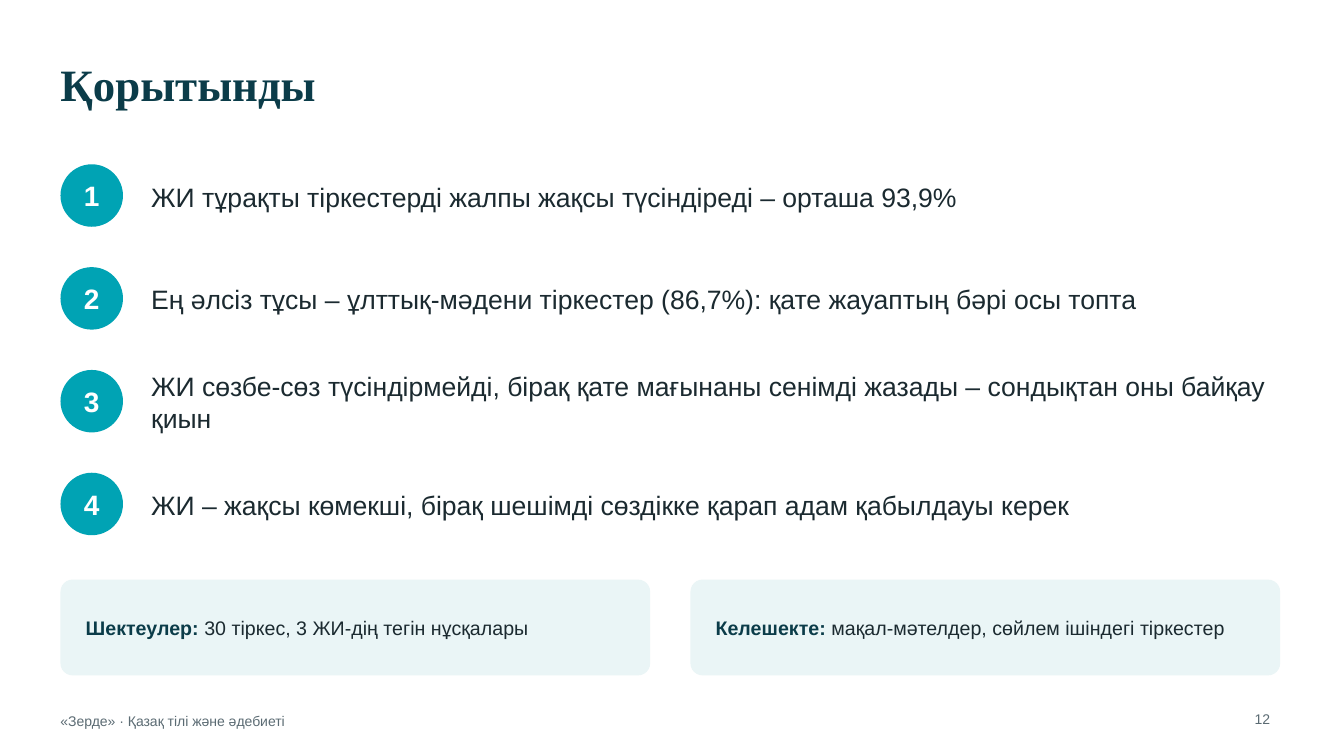
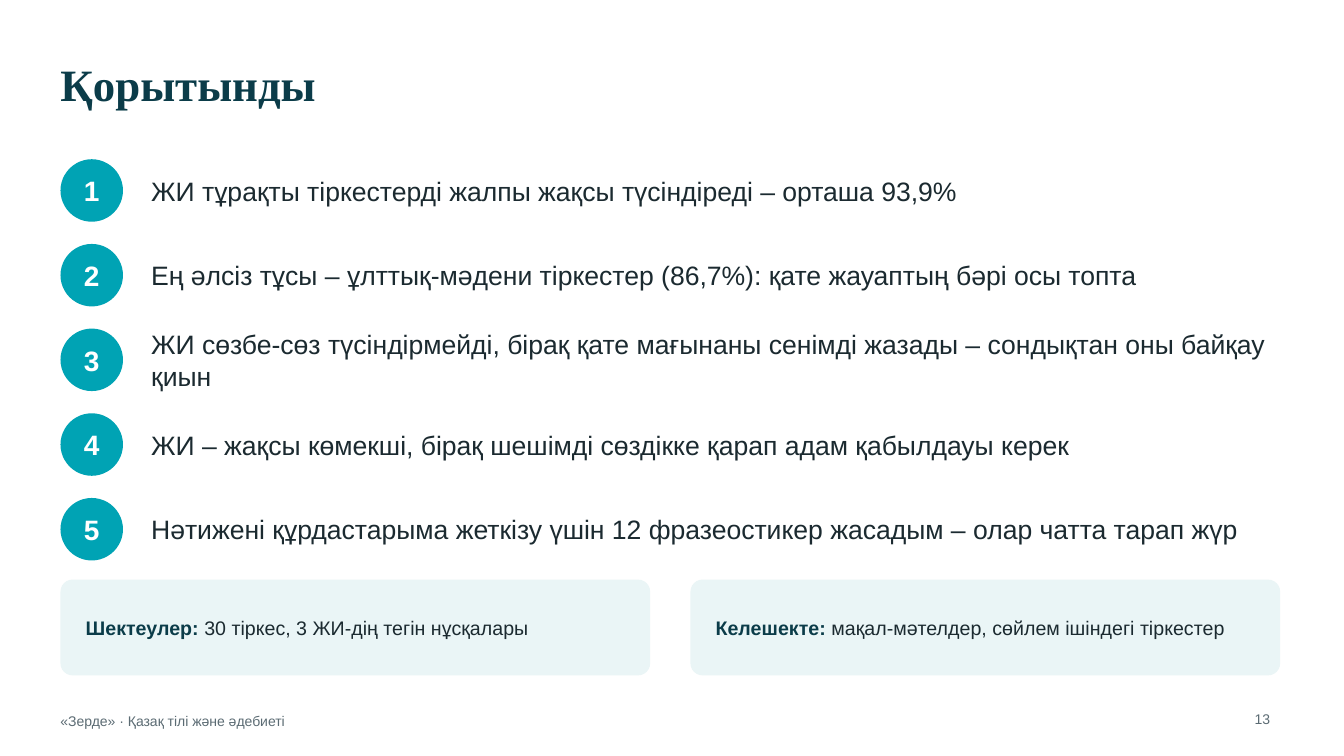
Before and after one commit to saduakastattigul7-bot/jjjjj, a slide deck: slide 13 of Zerde_ZhI_frazeologizm/Qorgau_prezentatsiyasy.pptx (slide 12 before the commit). Drawn at 1344x756 pixels with LibreOffice and Linux fonts; fonts in the diff are those of the drawing. Boxes give left, top, right and bottom in pixels: in the first picture for what was removed or moved away, otherwise in the second. Text is boxed around its words. In the diff, an @@ line names an element or a change of style, - is before the commit and + after.

```diff
--- a/Zerde_ZhI_frazeologizm/Qorgau_prezentatsiyasy.pptx
+++ b/Zerde_ZhI_frazeologizm/Qorgau_prezentatsiyasy.pptx
@@ 2 texts, 1 ellipse: place and size @@
-2 texts, 1 ellipse at [60,164,956,227]
+2 texts, 1 ellipse at [60,159,956,222]
@@ 2 texts, 1 ellipse: place and size @@
-2 texts, 1 ellipse at [60,267,1136,330]
+2 texts, 1 ellipse at [60,244,1136,307]
@@ 2 texts, 1 ellipse: place and size @@
-2 texts, 1 ellipse at [60,370,1265,434]
+2 texts, 1 ellipse at [60,329,1265,391]
@@ text "4": place and size @@
-text "4" at [84,495,100,515]
+text "4" at [84,435,100,455]
@@ ellipse added at [60,413,123,476], fill #00A3B4 @@
@@ text "ЖИ – жақсы көмекші, бірақ ...": place and size @@
-text "ЖИ – жақсы көмекші, бірақ ..." at [151,495,1069,521]
+text "ЖИ – жақсы көмекші, бірақ ..." at [151,435,1069,460]
@@ ellipse: place and size @@
-ellipse at [60,473,123,535]
+ellipse at [60,498,123,561]
@@ text added at [84,520,100,541], 20 pt, text #FFFFFF, bold @@
+5
@@ text added at [151,519,1238,545], 19 pt, text #1B2A30 @@
+Нәтижені құрдастарыма жеткізу үшін 12 фразеостикер жасадым – олар чатта тарап жүр
@@ page number at [1255,714,1271,724]: text changed @@
-12
+13
```
Also in this commit, not shown: 1 slide added, 28 other files.
